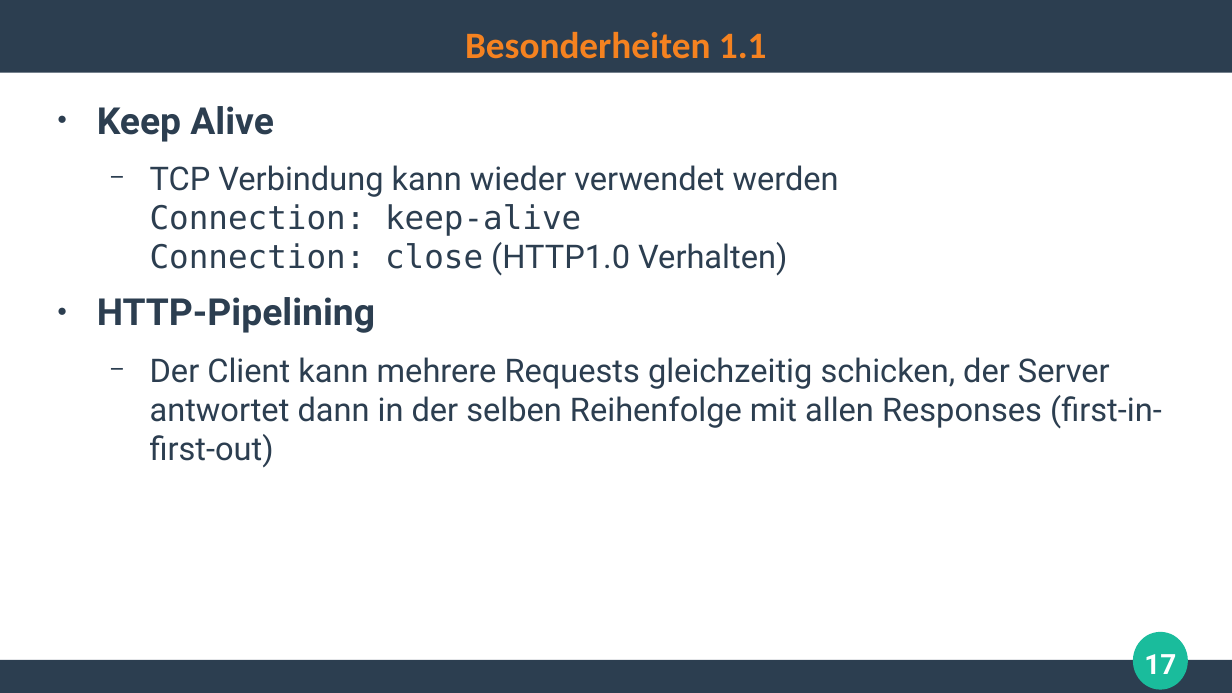
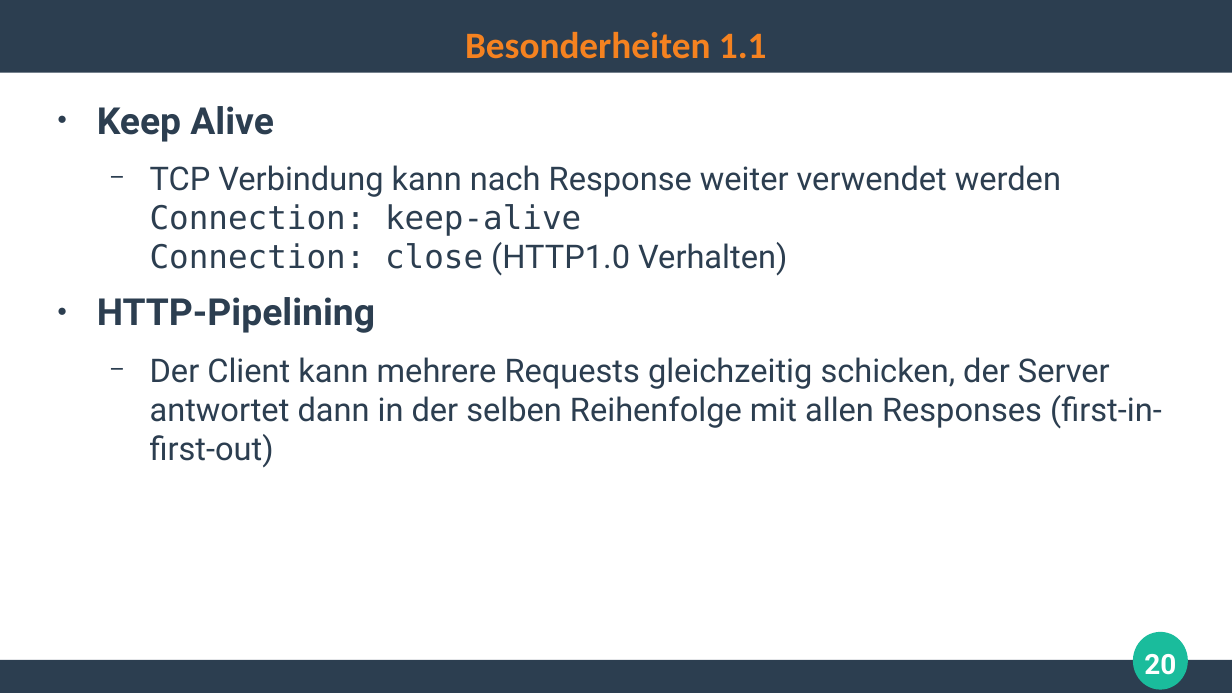
Before and after one commit to ghandmann/HS-AlbSig-WebAnwendungen2, a slide deck: slide 20 of Kapitel/02_HTTP.odp (slide 17 before the commit). Drawn at 1232x693 pixels with LibreOffice and Linux fonts; fonts in the diff are those of the drawing. Boxes give left, top, right and bottom in pixels: in the first picture for what was removed or moved away, otherwise in the second. Text is boxed around its words. In the diff, an @@ line names an element or a change of style, - is before the commit and + after.

Commit message:
Finalized HTTP chapter

```diff
--- a/Kapitel/02_HTTP.odp
+++ b/Kapitel/02_HTTP.odp
@@ text at [150, 165, 1061, 276]: text changed @@
-  − TCP Verbindung kann wieder verwendet werden
-    Connection: keep-alive
-    Connection: close (HTTP1.0 Verhalten)
+  − TCP Verbindung kann nach Response weiter verwendet werden
+    Connection: keep-alive
+    Connection: close (HTTP1.0 Verhalten)
@@ page number at [1144, 654, 1176, 675]: text changed @@
-17
+20
```
Also in this commit, not shown: 6 other slides changed, 11 slides added.
